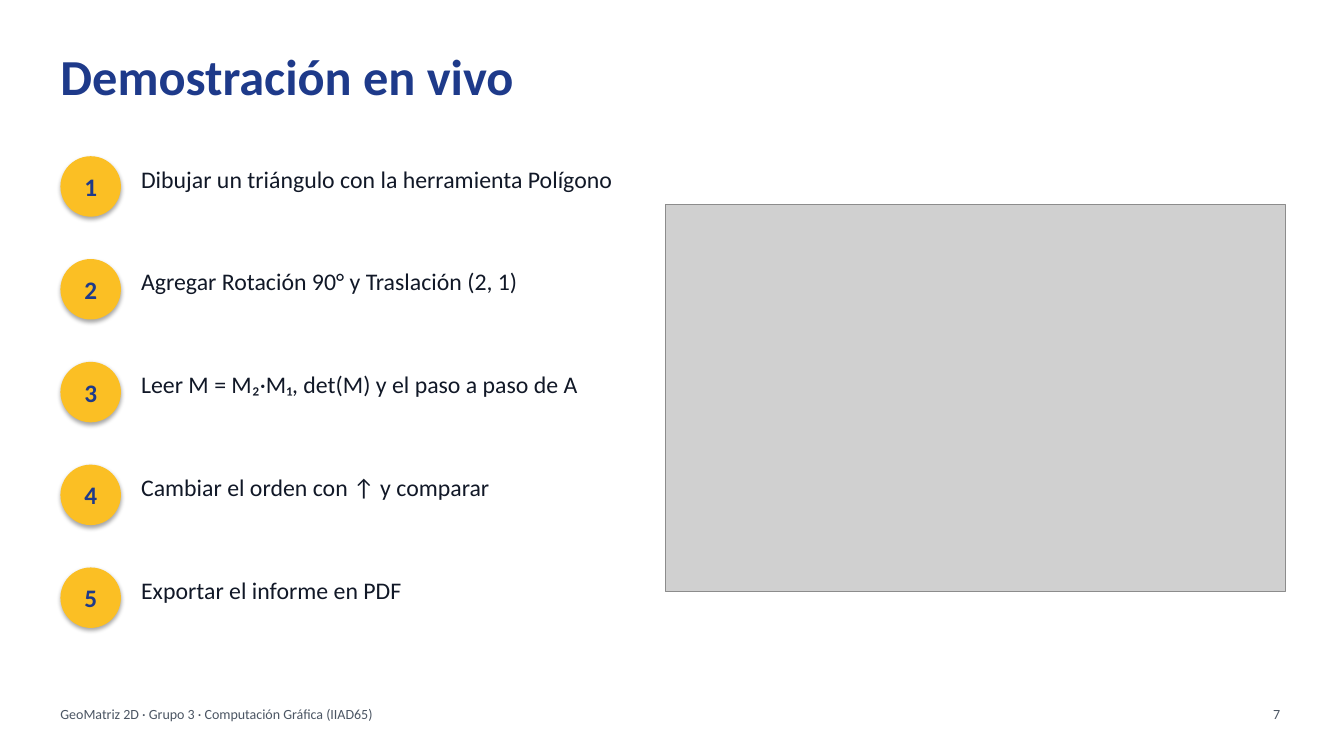
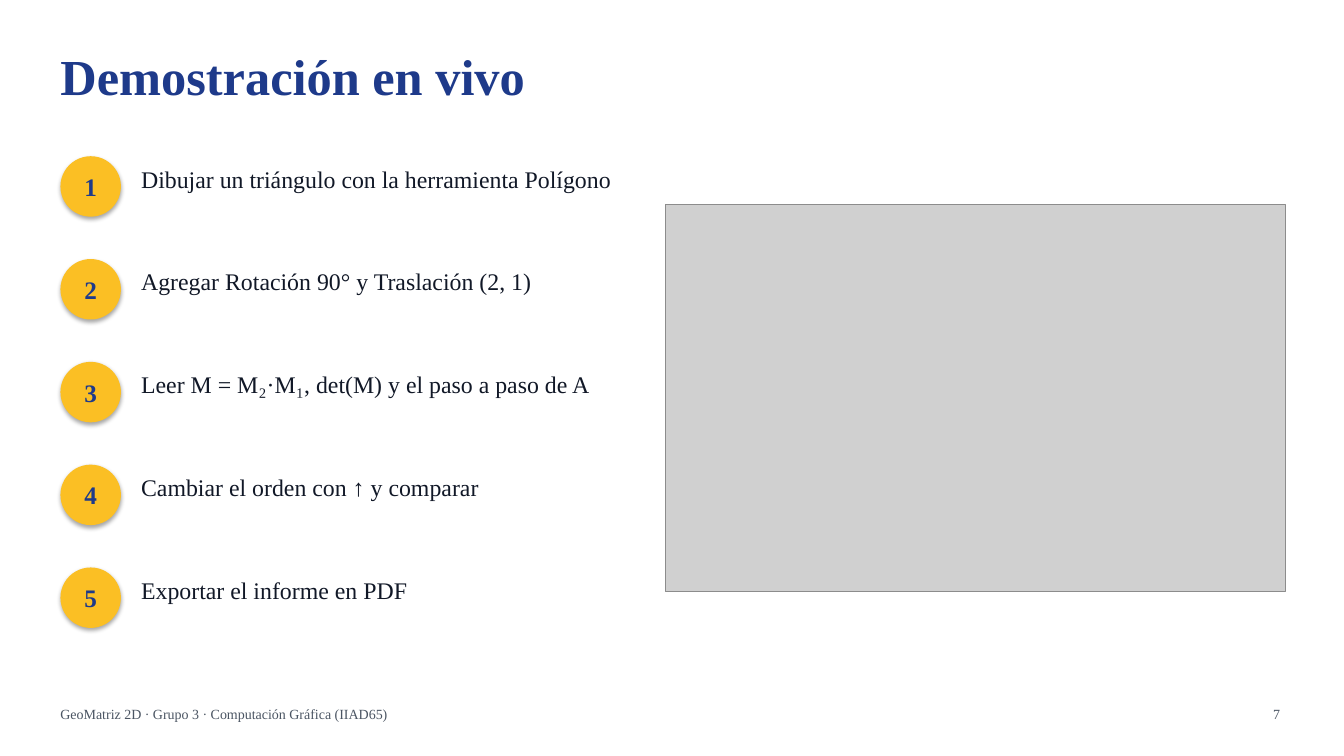
Before and after one commit to zarabia123/COMPUTACION-GRAFICA, a slide deck: slide 7 of docs/entrega/6_Presentacion.pptx. Drawn at 1344x756 pixels with LibreOffice and Linux fonts; fonts in the diff are those of the drawing; grey boxes stand for pictures. Boxes give left, top, right and bottom in pixels: in the first picture for what was removed or moved away, otherwise in the second. Text is boxed around its words. In the diff, an @@ line names an element or a change of style, - is before the commit and + after.

```diff
--- a/docs/entrega/6_Presentacion.pptx
+++ b/docs/entrega/6_Presentacion.pptx
@@ font Calibri to Times New Roman in 12 elements at box(60, 60, 525, 96), box(60, 156, 121, 217), box(141, 171, 611, 193), box(60, 259, 121, 320), box(141, 273, 531, 295), box(60, 362, 121, 422), box(141, 376, 589, 398), box(141, 479, 479, 501), box(60, 568, 121, 628), box(141, 582, 407, 604), box(60, 709, 388, 722), box(1273, 710, 1280, 719) @@
```
Also in this commit, not shown: 8 other slides changed, 1 slide added, 1 slide removed, 21 other files.
